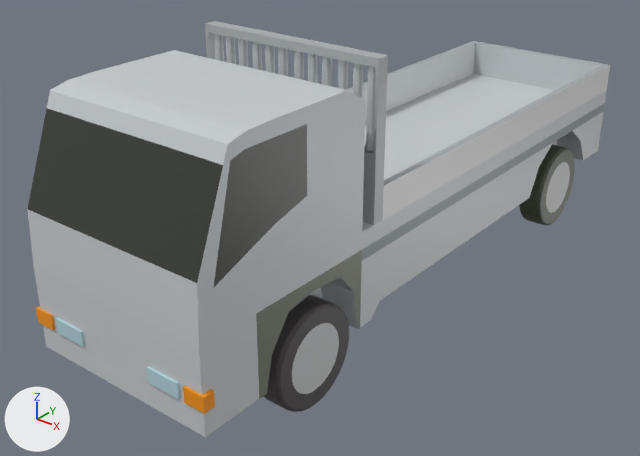
What one commit did to the FBX model Assets/Meshes/Car.fbx.
One viewpoint serves both versions: a 50 mm camera at (3.55, -5.48, 3.08) aimed at (-0.19, -0.8, 0.17). Lighting does not change. The marker at lower left points along +X, +Y and +Z. Where no turn or scale is listed for an object, it has been applied to the vertices.

Names of what the first picture shows: 'Body', 'Wheel_FL', 'Wheel_RL'.
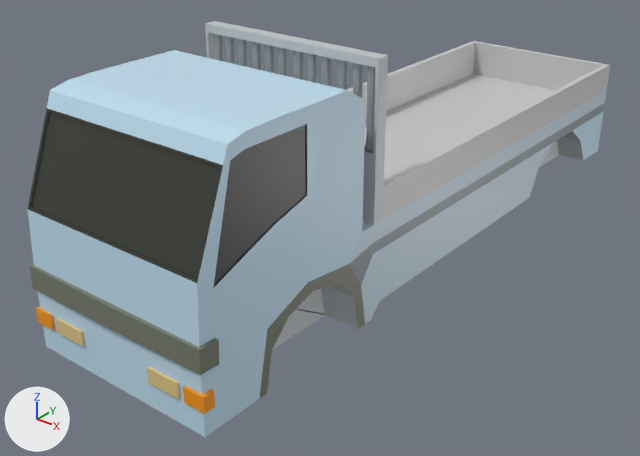
Boxes (x1, y1, x2, y2) around the edits, measured in the pictures (640 x 456 px):
'Wheel_FL', deleted: before (263, 295, 349, 412)
'Wheel_RL', deleted: before (519, 144, 575, 225)
part 1 of me_cube_001, built on: (27, 62, 374, 437) in both
part 2 of me_cube_001, surface changed: (47, 21, 610, 399) in both

The edits, one by one:
me_cube_001 is used by ob_body; location (0.0, 0.0, 0.0).
me_cube_001 had 528 vertices, 416 faces and spanned x -0.72..0.72, y -2.92..2.29, z -0.01..1.74.
me_cube_001 now has 566 vertices, 456 faces and spans x -0.73..0.73, y -2.93..2.29, z -0.01..1.74.
Part 1, on me_cube_001:
7 vertices are removed from x -0.7..0.7, y -2.89..-2.78, z 0.56..0.67.
28 faces are deleted.
8 vertices in x -0.7..0.7, y -1.72..-1.58, z 0.3..0.46 move by (0.0, 0.0, -0.05).
4 vertices in x -0.7..0.7, y -2.35, z 0.23 move by (0.0, 0.0, 0.02).
4 vertices in x -0.7..0.7, y -2.2, z 0.44 move by (0.0, 0.0, -0.03).
11 vertices move from x -0.7..0.7, y -2.55..-1.5, z -0.01..1.62 to x -0.7..0.7, y -2.55..-1.44, z -0.01..1.62.
33 vertices are added at x -0.73..0.73, y -2.93..-2.02, z 0.41..1.52.
5 new vertices lie (0.0, 0.0, 0.42) away from vertices in x -0.7..0.7, y -2.9..-2.79, z -0.01.
7 new vertices lie (0.0, 0.01, 0.15) away from vertices in x -0.73..0.73, y -2.93..-2.79, z 0.41.
68 new faces join them.
me_cube_001 part 2: 292 kept faces spanning x -0.7..0.7, y -2.92..2.26, z -0.01..1.74 get new texture (UV) coordinates.
Object 'Wheel_RL' (ob_wheel_rl) is deleted.
Object 'Wheel_FL' (ob_wheel_fl) is deleted.
